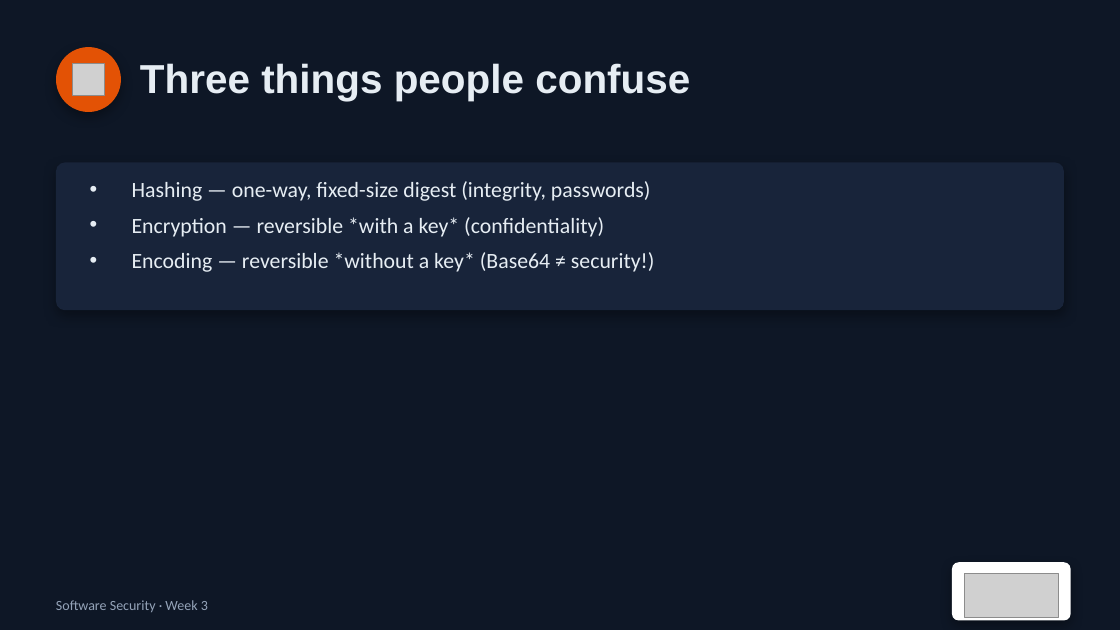
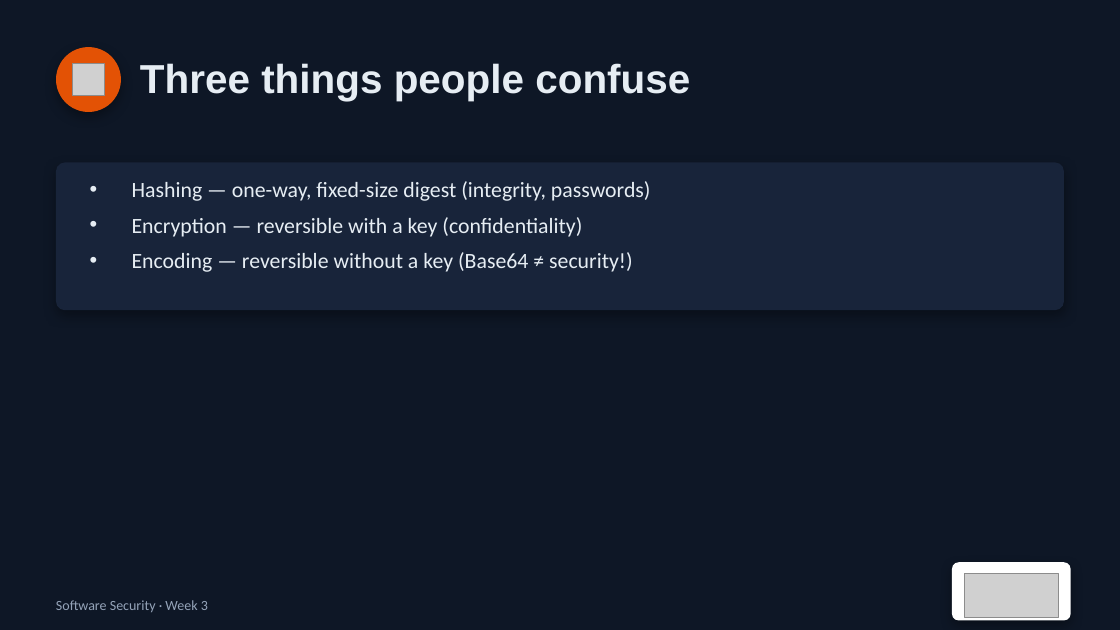
Before and after one commit to nutthakorn7/software-security, a slide deck: slide 4 of slides/pptx/week03.pptx. Drawn at 1120x630 pixels with LibreOffice and Linux fonts; fonts in the diff are those of the drawing; grey boxes stand for pictures. Boxes give left, top, right and bottom in pixels: in the first picture for what was removed or moved away, otherwise in the second. Text is boxed around its words. In the diff, an @@ line names an element or a change of style, - is before the commit and + after.

```diff
--- a/slides/pptx/week03.pptx
+++ b/slides/pptx/week03.pptx
@@ text at box(132, 217, 632, 272): text changed @@
-• Encryption — reversible *with a key* (confidentiality)
-• Encoding — reversible *without a key* (Base64 ≠ security!)
+• Encryption — reversible with a key (confidentiality)
+• Encoding — reversible without a key (Base64 ≠ security!)
```
Also in this commit, not shown: 1 other slide changed, 20 other files.
